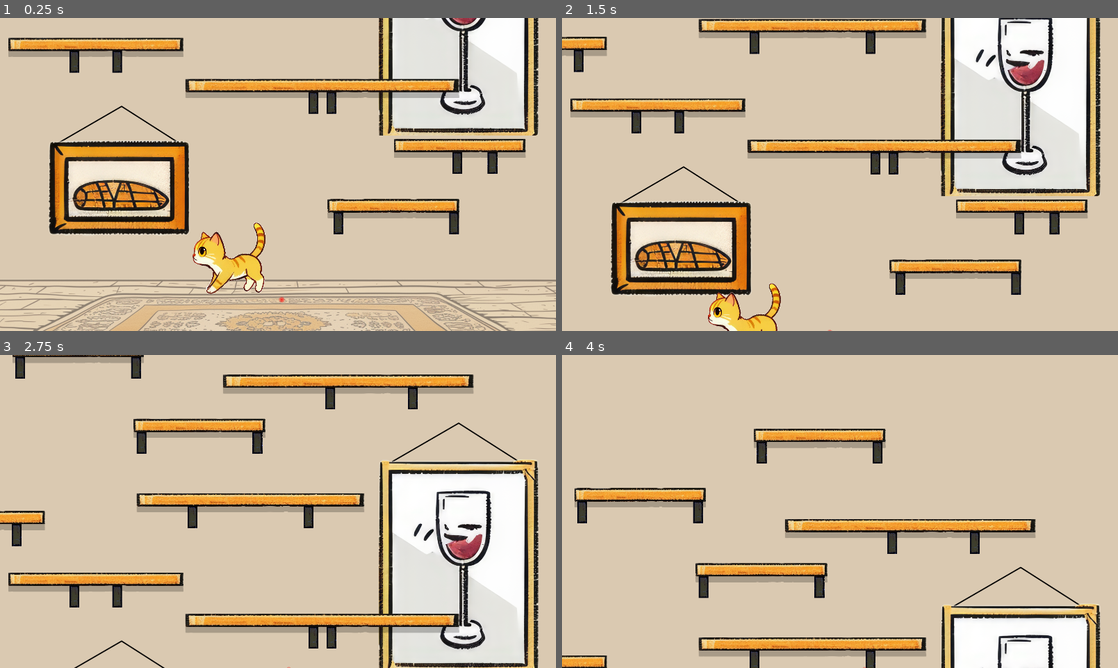
Above: before the commit, frames 1-4 (two rows, left to right).
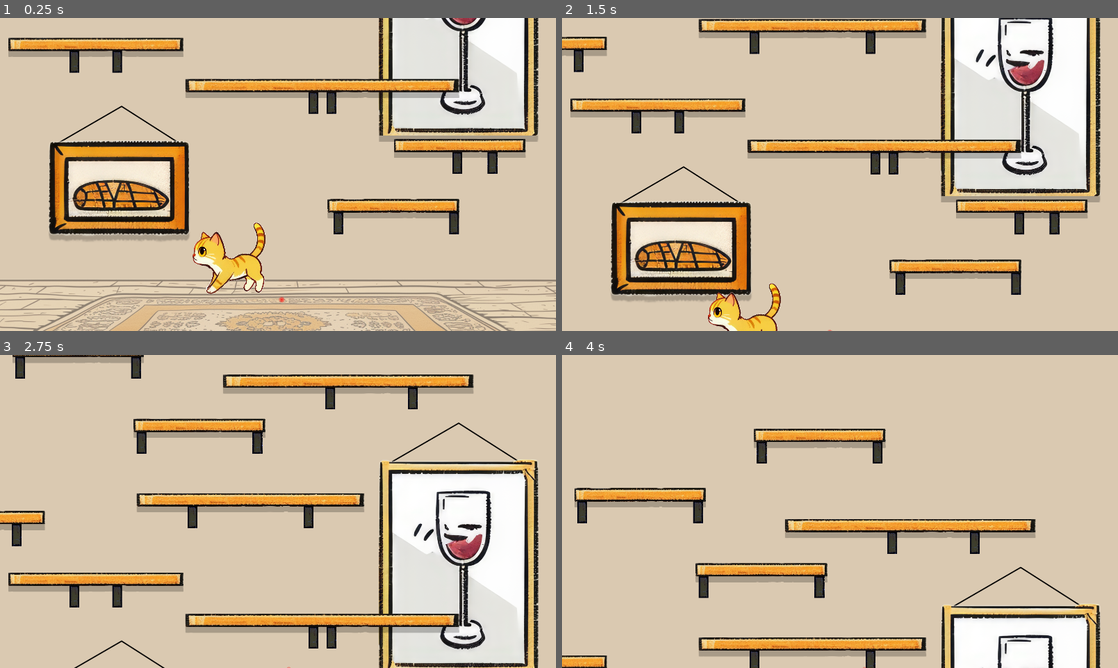
Above: after the commit, the same moments.

Repository: leogeier/ggj24-lasercats
Game: Godot game, scene res://main.tscn
Two runs of this game, one before a commit and one after it. Both use one fixed random seed, a clock stepped at 60 frames per second and the inputs below. The engine's default icon, where the game draws it, is replaced by a stand-in: a white triangle on a blue panel in a dark square.
Inputs (mouse positions are in pixels of both pictures, inside the frame that each line leads up to):
- Up to frame 1 (0.25 s): no input
- Up to frame 2 (1.5 s): tap Enter at 0.5 s; move the mouse to (867, 174) at 0.52 s; hold Up (ui_up) from 0.53 s (still down); move the mouse to (812, 174) at 1.27 s
- Up to frame 3 (2.75 s): keep holding Up (ui_up); move the mouse to (289, 505) at 2.02 s
- Up to frame 4 (4 s): keep holding Up (ui_up); move the mouse to (834, 517) at 2.77 s; move the mouse to (878, 514) at 3.52 s

The runs differ from the first frame. In frame 1, 0.8% of the frame differs, in the area x 8-97%, y 30-72%; in frame 2, 0.8%; in frame 3, less than 0.1%; in frame 4, less than 0.1%.

Commit message:
shadows to paintings

Diff:
--- a/game/scenes/obstacles/painting.gd
+++ b/game/scenes/obstacles/painting.gd
@@ -9,7 +9,7 @@
 func _physics_process(_delta):
 	if not is_connected: return
 
-	if abs(rotation) > 0.5:
+	if abs(rotation) > 0.6:
 		is_connected = false
 		queue_redraw()
 		$"../PinJoint2D".queue_free()
--- a/game/scenes/obstacles/painting.tscn
+++ b/game/scenes/obstacles/painting.tscn
@@ -1,7 +1,8 @@
-[gd_scene load_steps=4 format=3 uid="uid://b662bj4elnqs6"]
+[gd_scene load_steps=5 format=3 uid="uid://b662bj4elnqs6"]
 
 [ext_resource type="Script" path="res://scenes/obstacles/painting.gd" id="1_78fc8"]
 [ext_resource type="Texture2D" uid="uid://h5tnupo2p0ir" path="res://scenes/assets/arts/picture4.png" id="1_s00li"]
+[ext_resource type="PackedScene" uid="uid://v4yt1hf67uqr" path="res://scenes/shadow/shadow.tscn" id="3_y8lng"]
 
 [sub_resource type="RectangleShape2D" id="RectangleShape2D_wlald"]
 size = Vector2(490, 64)
@@ -19,6 +20,9 @@
 [node name="Sprite2D" type="Sprite2D" parent="Painting"]
 scale = Vector2(0.640301, 0.640301)
 texture = ExtResource("1_s00li")
+
+[node name="Shadow" parent="Painting/Sprite2D" instance=ExtResource("3_y8lng")]
+position = Vector2(0, 31.2353)
 
 [node name="CollisionShape2D" type="CollisionShape2D" parent="Painting"]
 position = Vector2(0, -128)
--- a/game/scenes/obstacles/painting2.tscn
+++ b/game/scenes/obstacles/painting2.tscn
@@ -1,7 +1,8 @@
-[gd_scene load_steps=4 format=3 uid="uid://co8y188ycb8fj"]
+[gd_scene load_steps=5 format=3 uid="uid://co8y188ycb8fj"]
 
 [ext_resource type="Script" path="res://scenes/obstacles/painting.gd" id="1_0voqn"]
 [ext_resource type="Texture2D" uid="uid://ccruc327bum4r" path="res://scenes/assets/arts/picture2.png" id="2_quhto"]
+[ext_resource type="PackedScene" uid="uid://v4yt1hf67uqr" path="res://scenes/shadow/shadow.tscn" id="3_15vs3"]
 
 [sub_resource type="RectangleShape2D" id="RectangleShape2D_wlald"]
 size = Vector2(544, 66)
@@ -21,6 +22,9 @@
 scale = Vector2(0.640301, 0.640301)
 texture = ExtResource("2_quhto")
 
+[node name="Shadow" parent="Painting/Sprite2D" instance=ExtResource("3_15vs3")]
+position = Vector2(0, 31.2353)
+
 [node name="CollisionShape2D" type="CollisionShape2D" parent="Painting"]
 position = Vector2(0, -128)
 shape = SubResource("RectangleShape2D_wlald")
--- a/game/scenes/obstacles/vase1.tscn
+++ b/game/scenes/obstacles/vase1.tscn
@@ -1,40 +1,50 @@
-[gd_scene load_steps=5 format=3 uid="uid://c24yhjpav4ww7"]
+[gd_scene load_steps=7 format=3 uid="uid://dqdsvcpprwbaa"]
 
 [ext_resource type="Texture2D" uid="uid://cwyhasewvawpn" path="res://scenes/assets/breakablebobjects/plant1_pot.png" id="1_x0weq"]
+[ext_resource type="PackedScene" uid="uid://v4yt1hf67uqr" path="res://scenes/shadow/shadow.tscn" id="2_bolmv"]
 [ext_resource type="Texture2D" uid="uid://6bwoscqyvcsa" path="res://scenes/assets/breakablebobjects/plant1_plant.png" id="2_s4bwe"]
 [ext_resource type="Script" path="res://scenes/obstacles/BreakableJoint.gd" id="3_v6rex"]
 
-[sub_resource type="CapsuleShape2D" id="CapsuleShape2D_4q50n"]
-radius = 47.0
-height = 160.0
+[sub_resource type="RectangleShape2D" id="RectangleShape2D_h07cq"]
+size = Vector2(150, 130)
 
-[sub_resource type="CircleShape2D" id="CircleShape2D_dlw0v"]
-radius = 42.107
+[sub_resource type="RectangleShape2D" id="RectangleShape2D_wbrst"]
+size = Vector2(126, 78.5)
 
-[sub_resource type="RectangleShape2D" id="RectangleShape2D_51siv"]
-size = Vector2(112, 17)
+[node name="Vase1" type="Node2D"]
 
-[node name="Vase1" type="RigidBody2D"]
+[node name="RigidBody2D2" type="RigidBody2D" parent="."]
 collision_layer = 5
 collision_mask = 5
-mass = 0.61
+mass = 2.0
+max_contacts_reported = 3
+contact_monitor = true
 
-[node name="Sprite2D" type="Sprite2D" parent="."]
-position = Vector2(0.775001, -46.05)
-scale = Vector2(0.35, 0.35)
-texture = ExtResource("1_8msu1")
+[node name="Plant1Pot" type="Sprite2D" parent="RigidBody2D2"]
+position = Vector2(-1, -3)
+scale = Vector2(0.3, 0.3)
+texture = ExtResource("1_x0weq")
+
+[node name="Shadow" parent="RigidBody2D2/Plant1Pot" instance=ExtResource("2_bolmv")]
+position = Vector2(0, 66.6667)
 
 [node name="CollisionShape2D" type="CollisionShape2D" parent="RigidBody2D2"]
 position = Vector2(-2, -3)
 shape = SubResource("RectangleShape2D_h07cq")
 
-[node name="CollisionShape2D2" type="CollisionShape2D" parent="."]
-position = Vector2(-20.225, -54.05)
-shape = SubResource("CircleShape2D_dlw0v")
+[node name="RigidBody2D" type="RigidBody2D" parent="."]
+position = Vector2(0, -69)
+mass = 0.5
+max_contacts_reported = 3
+contact_monitor = true
 
-[node name="CollisionShape2D3" type="CollisionShape2D" parent="."]
-position = Vector2(23.775, -52.05)
-shape = SubResource("CircleShape2D_dlw0v")
+[node name="Plant1Plant" type="Sprite2D" parent="RigidBody2D"]
+position = Vector2(-0.699997, -99.5)
+scale = Vector2(0.3, 0.3)
+texture = ExtResource("2_s4bwe")
+
+[node name="Shadow2" parent="RigidBody2D/Plant1Plant" instance=ExtResource("2_bolmv")]
+position = Vector2(0, 66.6666)
 
 [node name="CollisionShape2D" type="CollisionShape2D" parent="RigidBody2D"]
 position = Vector2(-5.7, -38.75)
